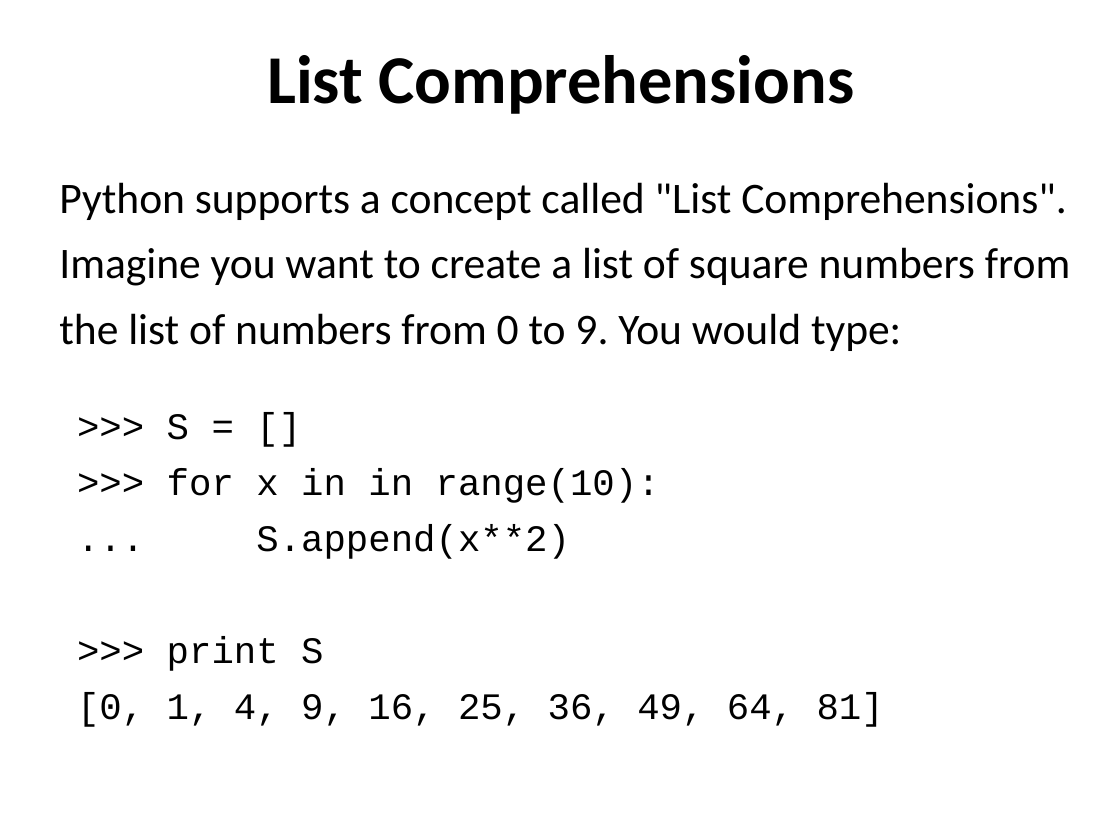
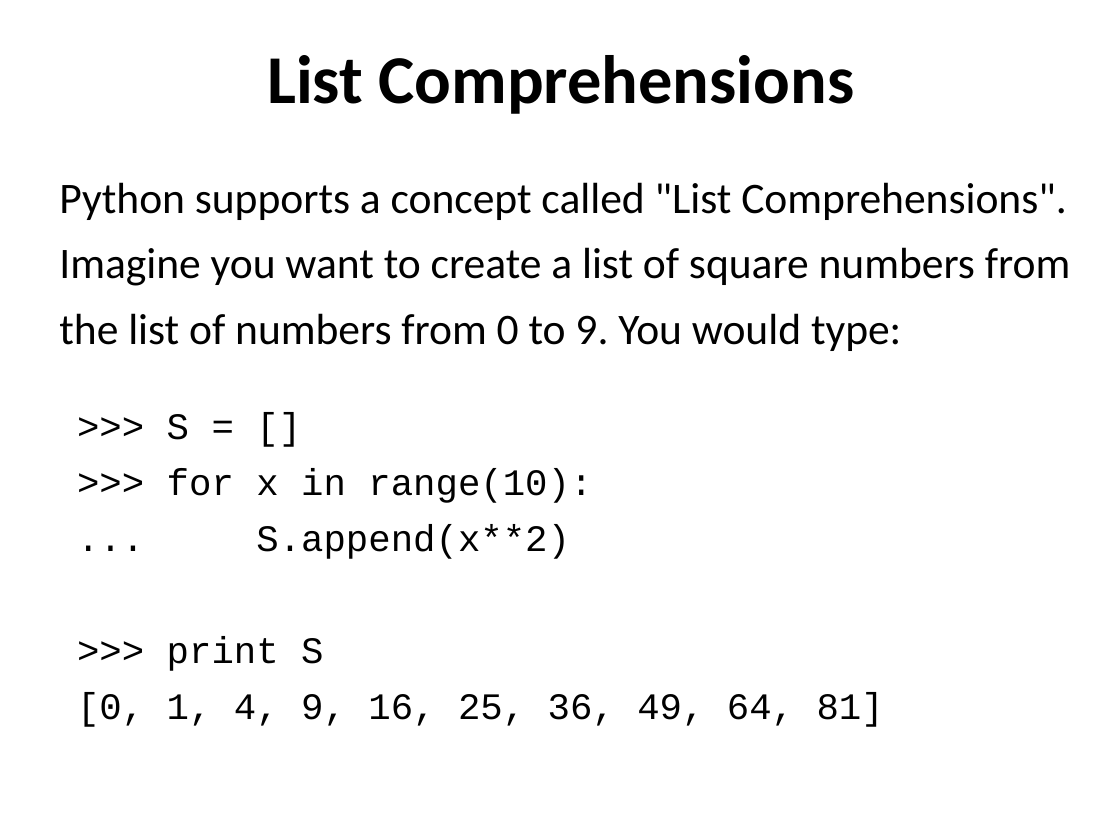
Before and after one commit to ncasuk/ncas-isc, a slide deck: slide 2 of python/presentations/learning_python/09_list_comprehensions.ppt. Drawn at 1120x840 pixels with LibreOffice and Linux fonts; fonts in the diff are those of the drawing; background and template pictures are left out. Boxes give left, top, right and bottom in pixels: in the first picture for what was removed or moved away, otherwise in the second. Text is boxed around its words. In the diff, an @@ line names an element or a change of style, - is before the commit and + after.

Commit message:
Updated some typos in the slides.

```diff
--- a/python/presentations/learning_python/09_list_comprehensions.ppt
+++ b/python/presentations/learning_python/09_list_comprehensions.ppt
@@ text at (167,414,592,559): text changed @@
->>> S = []
->>> for x in in range(10):
-... S.append(x**2)
+>>> S = []
+>>> for x in range(10):
+... S.append(x**2)
```
Also in this commit, not shown: 1 other slide changed, 3 other files.
